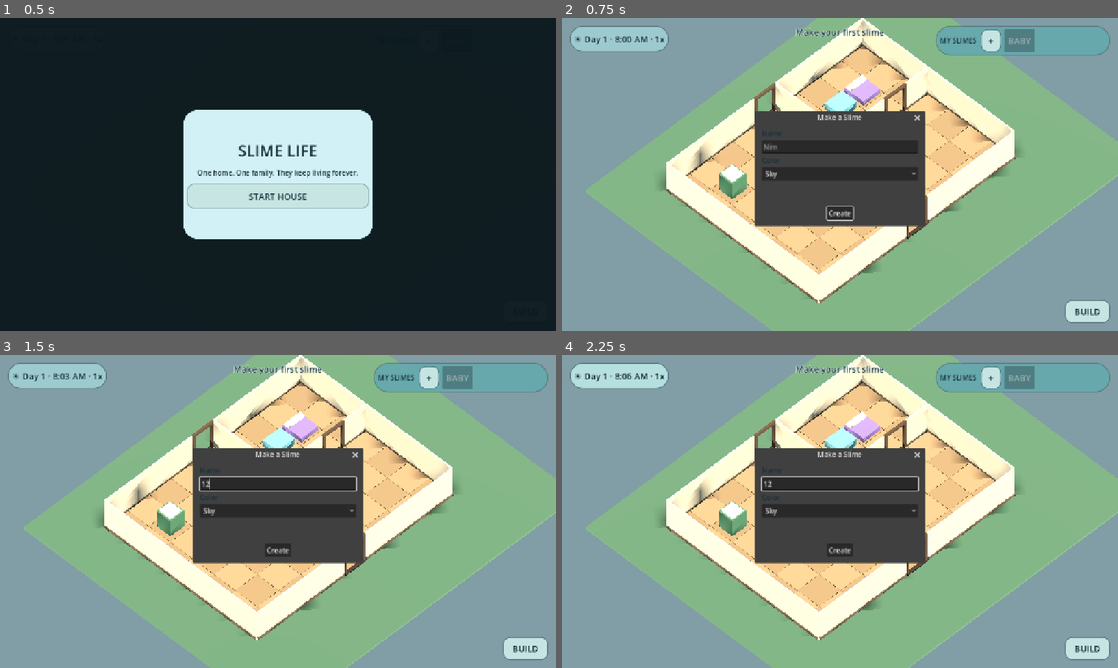
Above: before the commit, frames 1-4 (two rows, left to right).
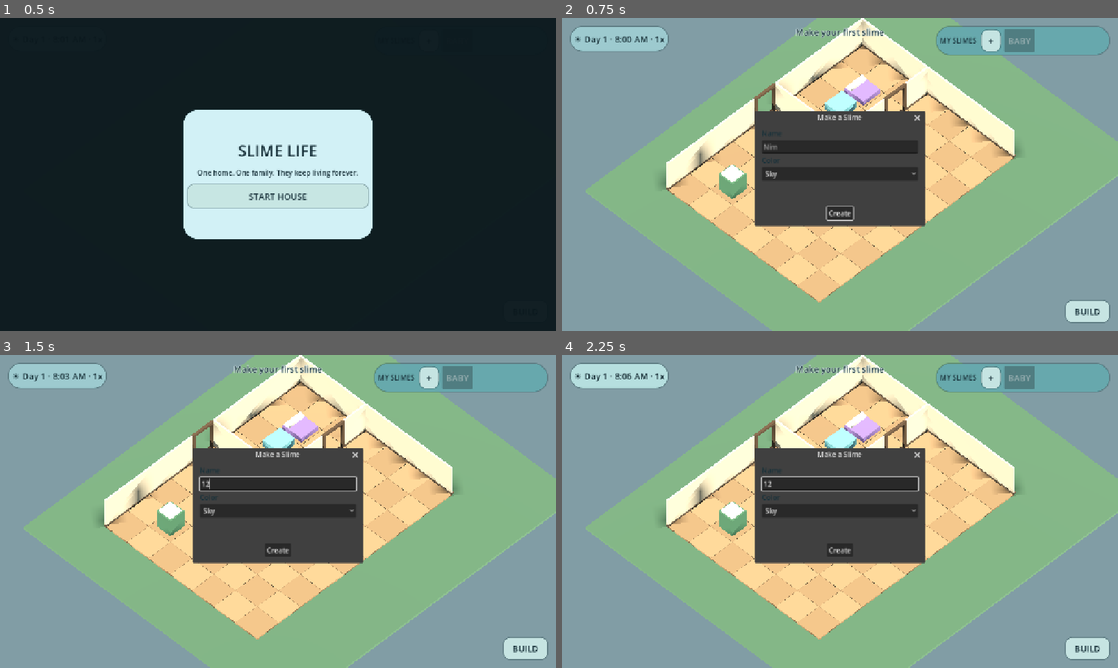
Above: after the commit, the same moments.

Repository: wisteria477/Slime-game
Game: Godot game, scene res://scenes/Main.tscn
Two runs of this game, one before a commit and one after it. Both use one fixed random seed, a clock stepped at 60 frames per second and the inputs below.
Inputs (mouse positions are in pixels of both pictures, inside the frame that each line leads up to):
- Up to frame 1 (0.5 s): no input
- Up to frame 2 (0.75 s): click "START HOUSE" at 0.5 s
- Up to frame 3 (1.5 s): click (278, 483) at 1.27 s; type "12" at 1.35 s
- Up to frame 4 (2.25 s): click "☀ Day 1 · 8:05 AM · 1x" at 2 s

Frame 1 is identical in both runs. In frame 2, 5.6% of the frame differs, in the area x 18-82%, y 35-92%; in frame 3, 5.6%; in frame 4, 5.6%.

Commit message:
Add live-mode house cutaway walls

Diff:
--- a/scripts/build_system.gd
+++ b/scripts/build_system.gd
@@ -56,6 +56,7 @@
     _place_furniture(Vector2i(7, 2), "bath")
     _place_furniture(Vector2i(5, 6), "toy")
     _place_furniture(Vector2i(6, 5), "sofa")
+    set_cutaway_visible(true)
     changed.emit()
 
 func clear_house() -> void:
@@ -207,6 +208,7 @@
     for item in data.get("furniture", []):
         var raw_cell: Array = item.get("cell", [0, 0])
         _place_furniture(Vector2i(int(raw_cell[0]), int(raw_cell[1])), String(item.get("type", "sofa")))
+    set_cutaway_visible(true)
     changed.emit()
 
 func _make_lot_ground() -> void:
@@ -422,3 +424,18 @@
 
 func _furniture_node_name(cell: Vector2i) -> String:
     return "Furniture_%d_%d" % [cell.x, cell.y]
+
+
+func set_cutaway_visible(enabled: bool) -> void:
+    # Hide the two exterior edges nearest the default isometric camera in Live mode.
+    # The walls remain in simulation/pathfinding; only their meshes are hidden.
+    for x in range(1, 10):
+        var south_key := _wall_key(Vector2i(x, 8), "N")
+        var south_node := wall_root.get_node_or_null(_wall_node_name(south_key))
+        if south_node:
+            south_node.visible = not enabled
+    for z in range(1, 8):
+        var west_key := _wall_key(Vector2i(1, z), "W")
+        var west_node := wall_root.get_node_or_null(_wall_node_name(west_key))
+        if west_node:
+            west_node.visible = not enabled
